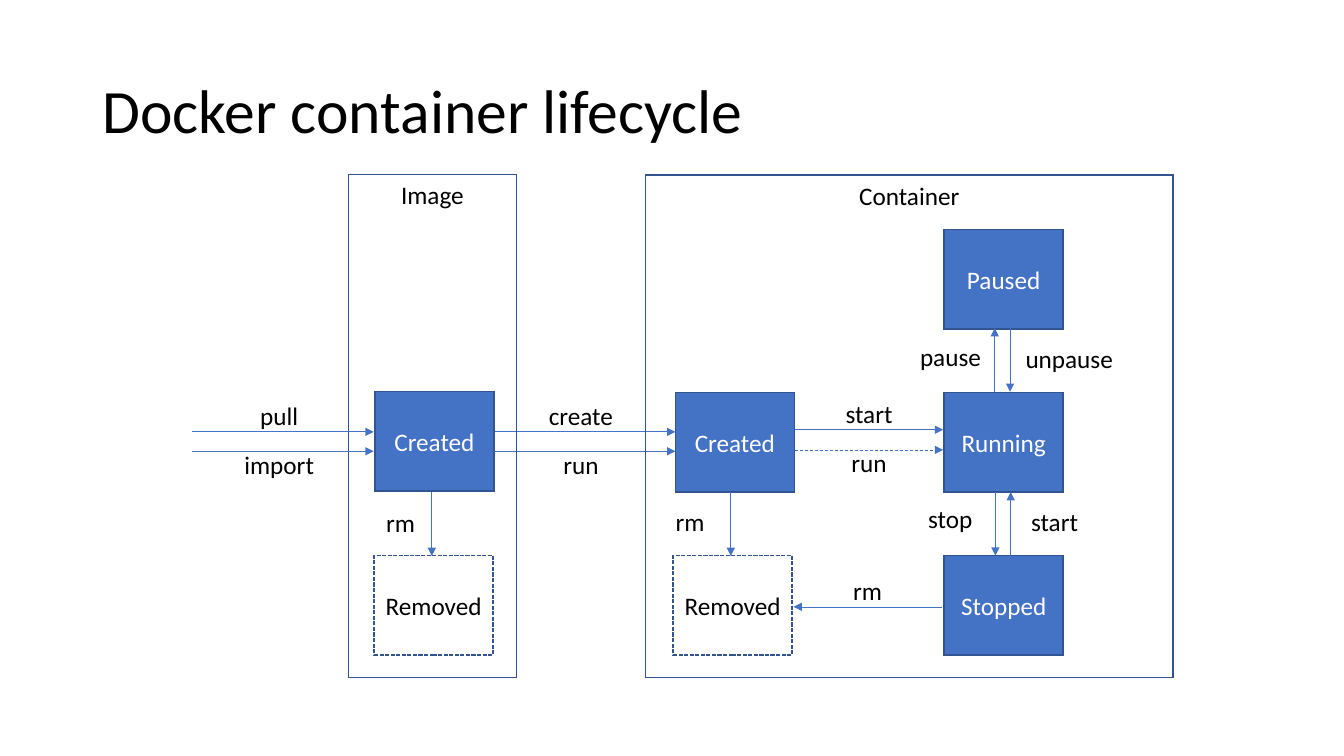
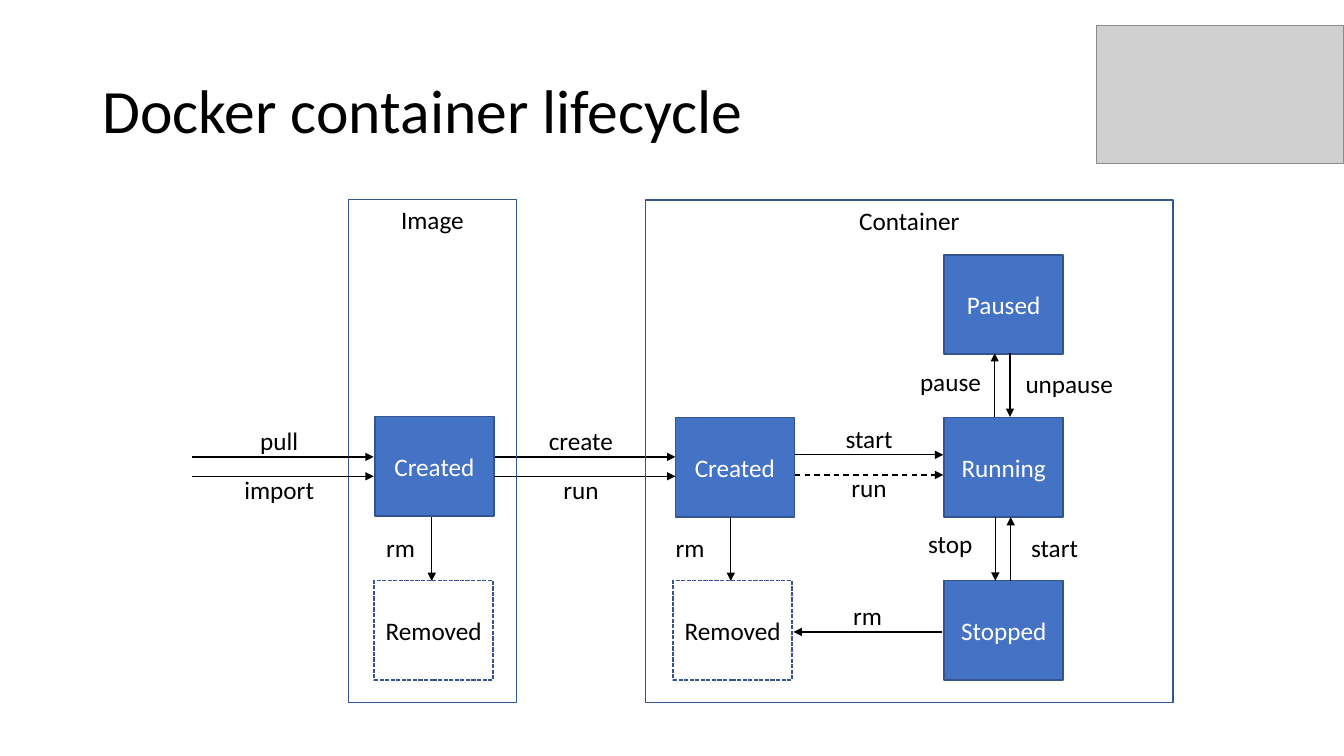
Before and after one commit to aljazsim/docker-masterclass-examples, a slide deck: slide 27 of Docker Masterclass.pptx. Drawn at 1344x756 pixels with LibreOffice and Linux fonts; fonts in the diff are those of the drawing; grey boxes stand for pictures. Boxes give left, top, right and bottom in pixels: in the first picture for what was removed or moved away, otherwise in the second. Text is boxed around its words. In the diff, an @@ line names an element or a change of style, - is before the commit and + after.

```diff
--- a/Docker Masterclass.pptx
+++ b/Docker Masterclass.pptx
@@ picture added at bbox=[1097, 25, 1343, 164] @@
@@ arrow (995, 417) - (995, 353): stroke #4472C4 0.5 pt to #000000 1 pt @@
@@ arrow (1010, 353) - (1010, 417): stroke #4472C4 0.5 pt to #000000 1 pt @@
@@ arrow (193, 457) - (374, 457): stroke #4472C4 0.5 pt to #000000 1 pt @@
@@ arrow (193, 477) - (374, 477): stroke #4472C4 0.5 pt to #000000 1 pt @@
@@ arrow (494, 457) - (676, 457): stroke #4472C4 0.5 pt to #000000 1 pt @@
@@ arrow (494, 477) - (676, 477): stroke #4472C4 0.5 pt to #000000 1 pt @@
@@ arrow (796, 455) - (944, 455): stroke #4472C4 0.5 pt to #000000 1 pt @@
@@ arrow (796, 475) - (944, 475): stroke #4472C4 0.5 pt dashed to #000000 1 pt dashed @@
@@ 13 texts, 13 arrows, 9 rectangles: place and size @@
-13 texts, 13 arrows, 9 rectangles at bbox=[193, 174, 1174, 679]
+13 texts, 13 arrows, 9 rectangles at bbox=[193, 200, 1174, 703]
@@ arrow (432, 517) - (432, 581): stroke #4472C4 0.5 pt to #000000 1 pt @@
@@ arrow (731, 517) - (731, 581): stroke #4472C4 0.5 pt to #000000 1 pt @@
@@ arrow (996, 517) - (996, 581): stroke #4472C4 0.5 pt to #000000 1 pt @@
@@ arrow (1011, 581) - (1011, 517): stroke #4472C4 0.5 pt to #000000 1 pt @@
@@ arrow (942, 632) - (793, 632): stroke #4472C4 0.5 pt to #000000 1 pt @@
```
Also in this commit, not shown: 54 other slides changed, 4 slides added.
